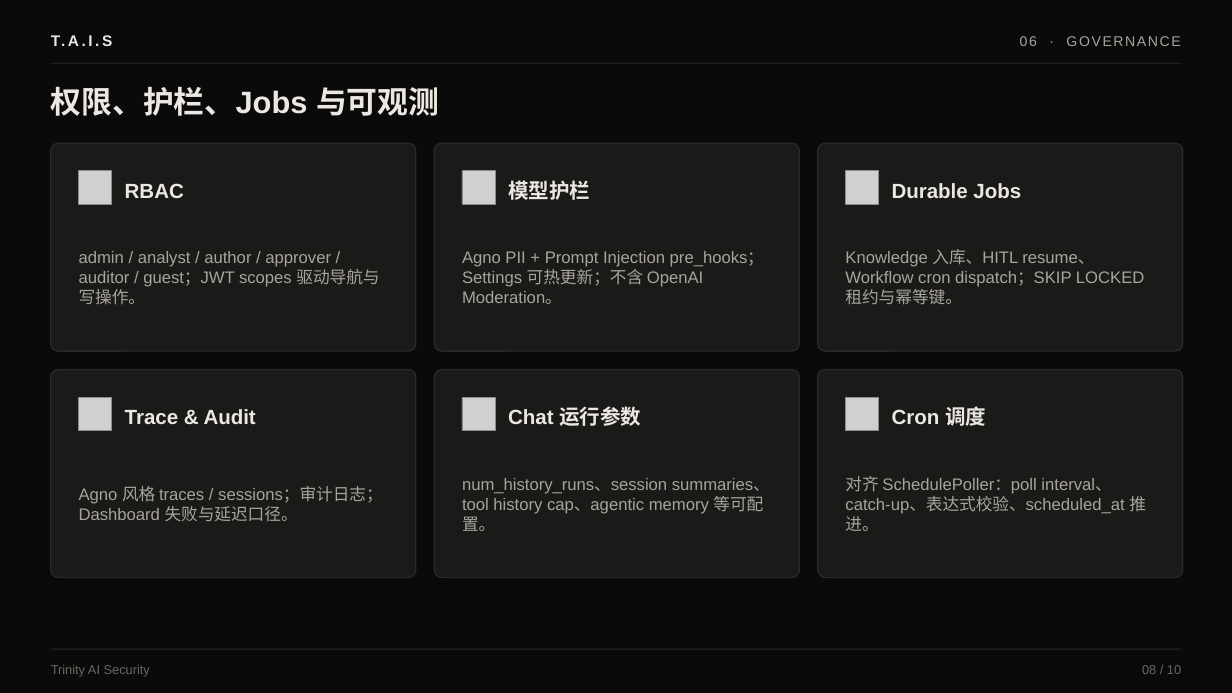
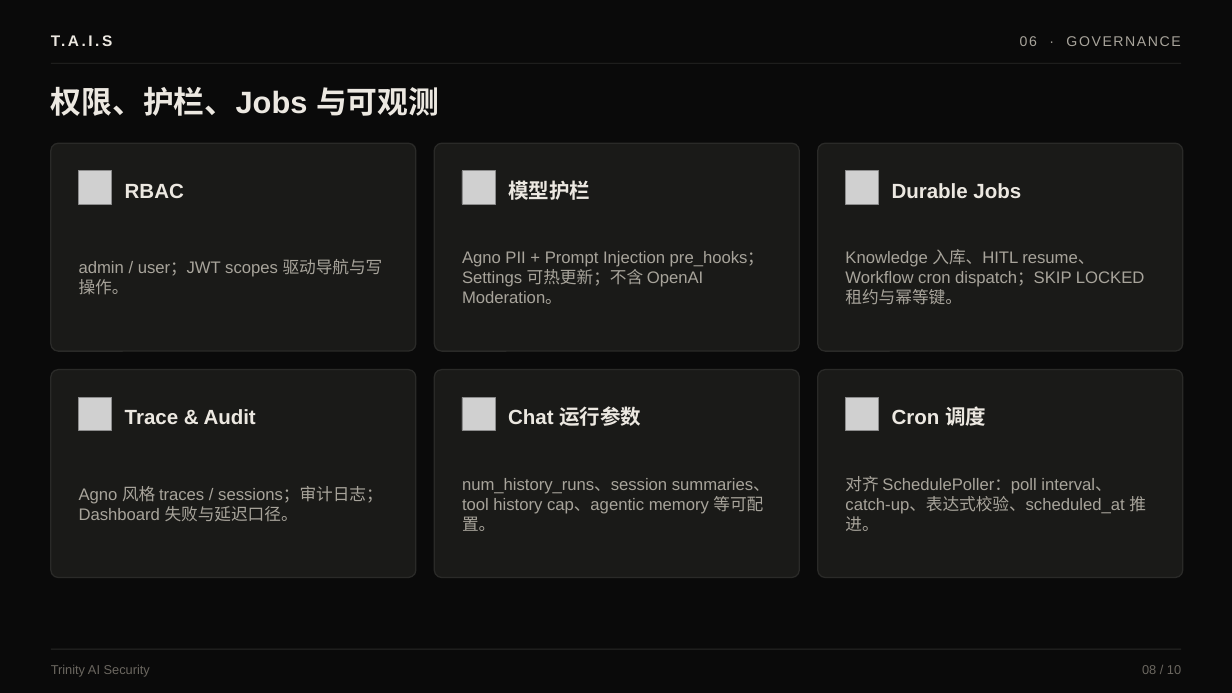
Before and after one commit to Kenny3Shen/Agno-AIOS, a slide deck: slide 8 of docs/T.A.I.S-项目介绍.pptx. Drawn at 1232x693 pixels with LibreOffice and Linux fonts; fonts in the diff are those of the drawing; grey boxes stand for pictures. Boxes give left, top, right and bottom in pixels: in the first picture for what was removed or moved away, otherwise in the second. Text is boxed around its words. In the diff, an @@ line names an element or a change of style, - is before the commit and + after.

```diff
--- a/docs/T.A.I.S-项目介绍.pptx
+++ b/docs/T.A.I.S-项目介绍.pptx
@@ text at (79,259,383,295): text changed @@
-admin / analyst / author / approver / auditor / guest；JWT scopes 驱动导航与写操作。
+admin / user；JWT scopes 驱动导航与写操作。
```
Also in this commit, not shown: 47 other files.
